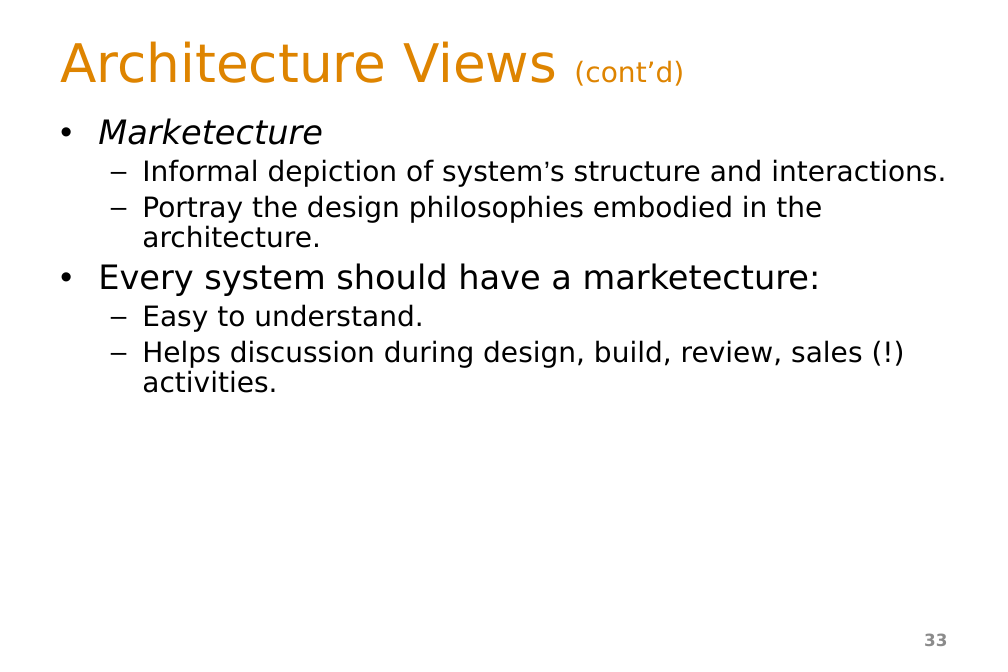
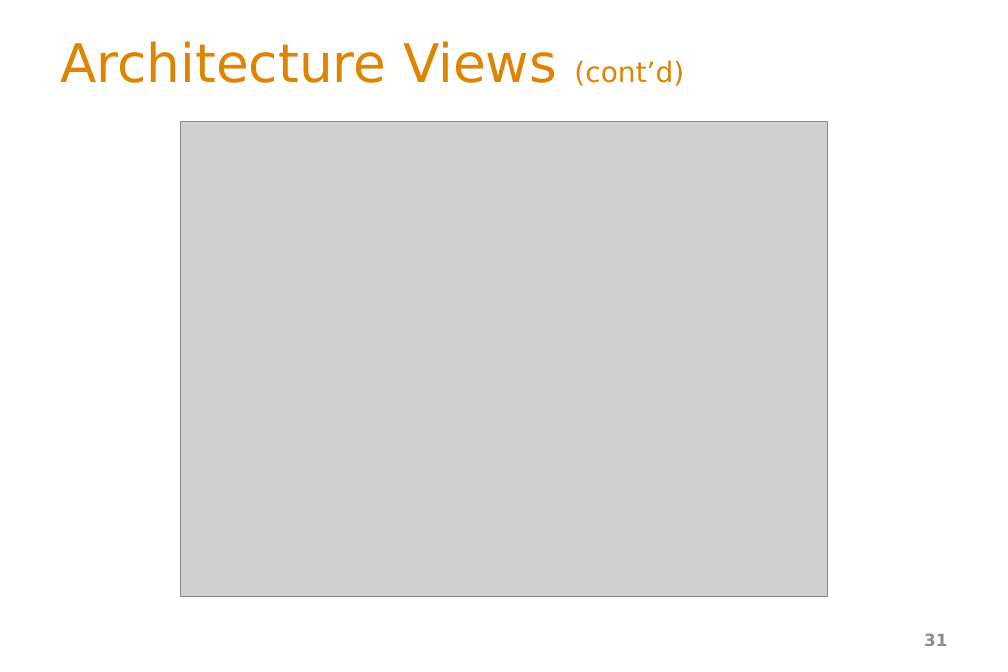
Before and after one commit to ArchitectingSoftware/SE577-SoftwareArchitecture, a slide deck: slide 31 of lectures/_L1b Basic Concepts.pptx (slide 33 before the commit). Drawn at 1008x672 pixels with LibreOffice and Linux fonts; fonts in the diff are those of the drawing; grey boxes stand for pictures. Boxes give left, top, right and bottom in pixels: in the first picture for what was removed or moved away, otherwise in the second. Text is boxed around its words. In the diff, an @@ line names an element or a change of style, - is before the commit and + after.

```diff
--- a/lectures/_L1b Basic Concepts.pptx
+++ b/lectures/_L1b Basic Concepts.pptx
@@ text removed at (98, 118, 946, 393) @@
-• Marketecture
-  – Informal depiction of system’s structure and interactions.
-  – Portray the design philosophies embodied in the architecture.
-• Every system should have a marketecture:
-  – Easy to understand.
-  – Helps discussion during design, build, review, sales (!) activities.
@@ picture added at (180, 122, 828, 597) @@
@@ page number at (924, 633, 947, 646): text changed @@
-33
+31
```
Also in this commit, not shown: 10 other slides changed, 4 slides added, 14 slides removed, 7 other files.
